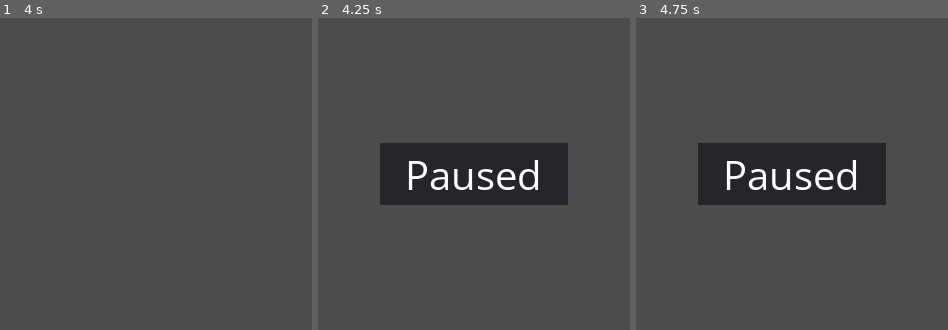
Above: before the commit, frames 1-3 (left to right).
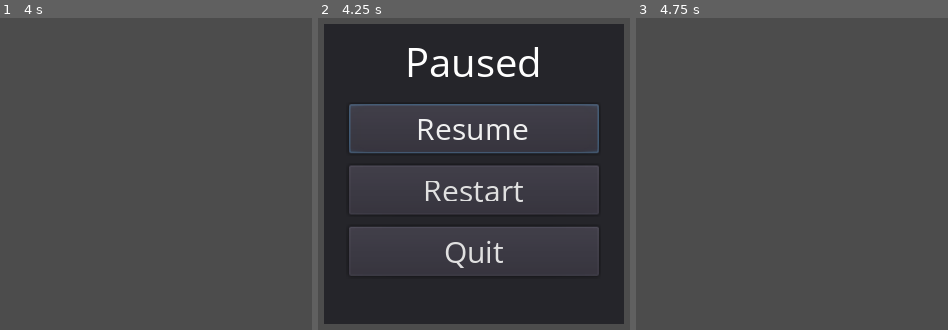
Above: after the commit, the same moments.

Repository: tomas7770/puzzle-ball
Game: Godot game, scene res://Scenes/UI/GameHUD/GameHUD.tscn
The game is run twice, just before and just after one commit, with the same random seed, the same clock (stepped at 60 frames per second) and the same inputs. This scene is started directly instead of the project's main scene.
Inputs (mouse positions are in pixels of both pictures, inside the frame that each line leads up to):
- Up to frame 1 (4 s): tap Enter at 0.5, 2, 3.5 s; hold Right (plr1_right) 0.53-1.28 s; hold E (plr1_interact) 0.53-1.28 s; tap Space (plr1_jump) at 0.77, 1.25, 1.52, 2.75, 3.02, 3.77 s; hold Left (plr1_left) 1.28-2.03 s; tap Z (plr1_magnet) at 1.35, 2.85 s; hold E (plr1_interact) 2.03-2.78 s; hold Right (plr1_right) 2.03-3.53 s; hold Left (plr1_left) from 3.53 s (still down); hold E (plr1_interact) from 3.53 s (still down)
- Up to frame 2 (4.25 s): keep holding Left (plr1_left); keep holding E (plr1_interact); tap Escape (plr1_pause) at 4.15 s
- Up to frame 3 (4.75 s): release Left (plr1_left) at 4.25 s; release E (plr1_interact) at 4.25 s; click (792, 127) at 4.25 s, where only the run after the commit has a clickable "Resume"

Frame 1 is identical in both runs. In frame 2, 60% of the frame differs, in the area x 1-99%, y 1-99%; in frame 3, 12%.

Commit message:
Add pause menu with restart and quit buttons

Diff:
--- a/LevelManager.gd
+++ b/LevelManager.gd
@@ -2,6 +2,7 @@
 extends Node
 
 const game_hud_scene = preload("res://Scenes/UI/GameHUD/GameHUD.tscn")
+var game_hud
 
 func start_level(level_name: String):
 	var status = get_tree().change_scene(
@@ -13,13 +14,33 @@
 	return status
 
 func _setup_level():
+	# Wait for previous scene to unload
+	yield(get_tree().current_scene, "tree_exited")
 	# Wait for level scene to load
 	yield(get_tree(), "idle_frame")
 	var level_scene = get_tree().current_scene
 
-	var game_hud = game_hud_scene.instance()
+	if !game_hud:
+		game_hud = game_hud_scene.instance()
+		get_tree().get_root().add_child(game_hud)
 	game_hud.set_player(level_scene.get_player())
-	get_tree().get_root().add_child(game_hud)
+
+# Note: this function is over-simplified and may cause unintended behavior
+# if the loaded scene is not a level
+func restart_level():
+	var status = get_tree().reload_current_scene()
+	if status != OK:
+		print("Restart level: Error " + str(status))
+	_setup_level()
+
+func quit_level():
+	if game_hud:
+		get_tree().get_root().remove_child(game_hud)
+		game_hud = null
+	unpause_game()
+	var status = get_tree().change_scene("res://Scenes/UI/MainMenu/MainMenu.tscn")
+	if status != OK:
+		print("Quit level: Error " + str(status))
 
 func pause_game():
 	get_tree().paused = true
--- a/Scenes/UI/GameHUD/GameHUD.gd
+++ b/Scenes/UI/GameHUD/GameHUD.gd
@@ -16,12 +16,27 @@
 func _input(event):
 	if event.is_action_pressed("plr1_pause"):
 		if is_paused:
-			LevelManager.unpause_game()
-			pause_panel.hide()
+			_unpause()
 		else:
 			LevelManager.pause_game()
 			pause_panel.show()
-		is_paused = !is_paused
+			pause_panel.get_node("Buttons/ResumeButton").grab_focus()
+			is_paused = true
+
+func _unpause():
+	LevelManager.unpause_game()
+	pause_panel.hide()
+	is_paused = false
+
+func _on_ResumeButton_pressed():
+	_unpause()
+
+func _on_RestartButton_pressed():
+	LevelManager.restart_level()
+	_unpause()
+
+func _on_QuitButton_pressed():
+	LevelManager.quit_level()
 
 func _process(_delta):
 	var camera = get_viewport().get_camera()
@@ -38,6 +53,7 @@
 	var interaction_hint = interaction_hint_scene.instance()
 	interaction_hint_map[area] = interaction_hint
 	add_child(interaction_hint)
+	move_child(interaction_hint, 0)
 
 func _on_plr_exited_interaction_area(area):
 	var interaction_hint = interaction_hint_map.get(area)
--- a/Scenes/UI/GameHUD/GameHUD.tscn
+++ b/Scenes/UI/GameHUD/GameHUD.tscn
@@ -1,10 +1,14 @@
-[gd_scene load_steps=4 format=2]
+[gd_scene load_steps=5 format=2]
 
 [ext_resource path="res://Scenes/UI/GameHUD/GameHUD.gd" type="Script" id=1]
 [ext_resource path="res://Fonts/OpenSans.ttf" type="DynamicFontData" id=2]
 
 [sub_resource type="DynamicFont" id=1]
 size = 32
+font_data = ExtResource( 2 )
+
+[sub_resource type="DynamicFont" id=2]
+size = 24
 font_data = ExtResource( 2 )
 
 [node name="GameHUD" type="Control"]
@@ -19,19 +23,54 @@
 anchor_top = 0.5
 anchor_right = 0.5
 anchor_bottom = 0.5
-margin_left = -75.0
-margin_top = -25.0
-margin_right = 75.0
-margin_bottom = 25.0
+margin_left = -120.0
+margin_top = -120.0
+margin_right = 120.0
+margin_bottom = 120.0
 
 [node name="Label" type="Label" parent="PausePanel"]
 anchor_left = 0.5
-anchor_top = 0.5
 anchor_right = 0.5
-anchor_bottom = 0.5
 margin_left = -55.0
-margin_top = -22.5
+margin_top = 8.0
 margin_right = 55.0
-margin_bottom = 22.5
+margin_bottom = 45.0
 custom_fonts/font = SubResource( 1 )
 text = "Paused"
+
+[node name="Buttons" type="VBoxContainer" parent="PausePanel"]
+anchor_left = 0.5
+anchor_right = 0.5
+margin_left = -100.0
+margin_top = 64.0
+margin_right = 100.0
+margin_bottom = 204.0
+custom_constants/separation = 10
+
+[node name="ResumeButton" type="Button" parent="PausePanel/Buttons"]
+margin_right = 200.0
+margin_bottom = 40.0
+focus_neighbour_bottom = NodePath("../RestartButton")
+custom_fonts/font = SubResource( 2 )
+text = "Resume"
+
+[node name="RestartButton" type="Button" parent="PausePanel/Buttons"]
+margin_top = 50.0
+margin_right = 200.0
+margin_bottom = 90.0
+focus_neighbour_top = NodePath("../ResumeButton")
+focus_neighbour_bottom = NodePath("../QuitButton")
+custom_fonts/font = SubResource( 2 )
+text = "Restart"
+
+[node name="QuitButton" type="Button" parent="PausePanel/Buttons"]
+margin_top = 100.0
+margin_right = 200.0
+margin_bottom = 140.0
+focus_neighbour_top = NodePath("../RestartButton")
+custom_fonts/font = SubResource( 2 )
+text = "Quit"
+
+[connection signal="pressed" from="PausePanel/Buttons/ResumeButton" to="." method="_on_ResumeButton_pressed"]
+[connection signal="pressed" from="PausePanel/Buttons/RestartButton" to="." method="_on_RestartButton_pressed"]
+[connection signal="pressed" from="PausePanel/Buttons/QuitButton" to="." method="_on_QuitButton_pressed"]
